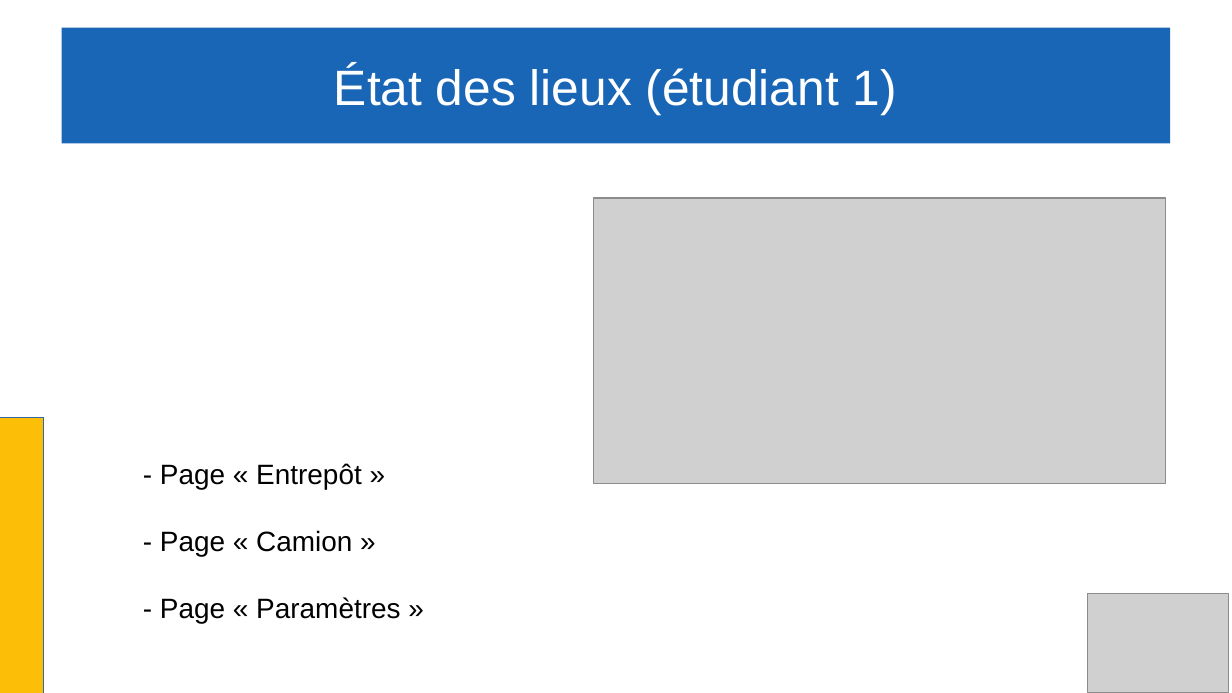
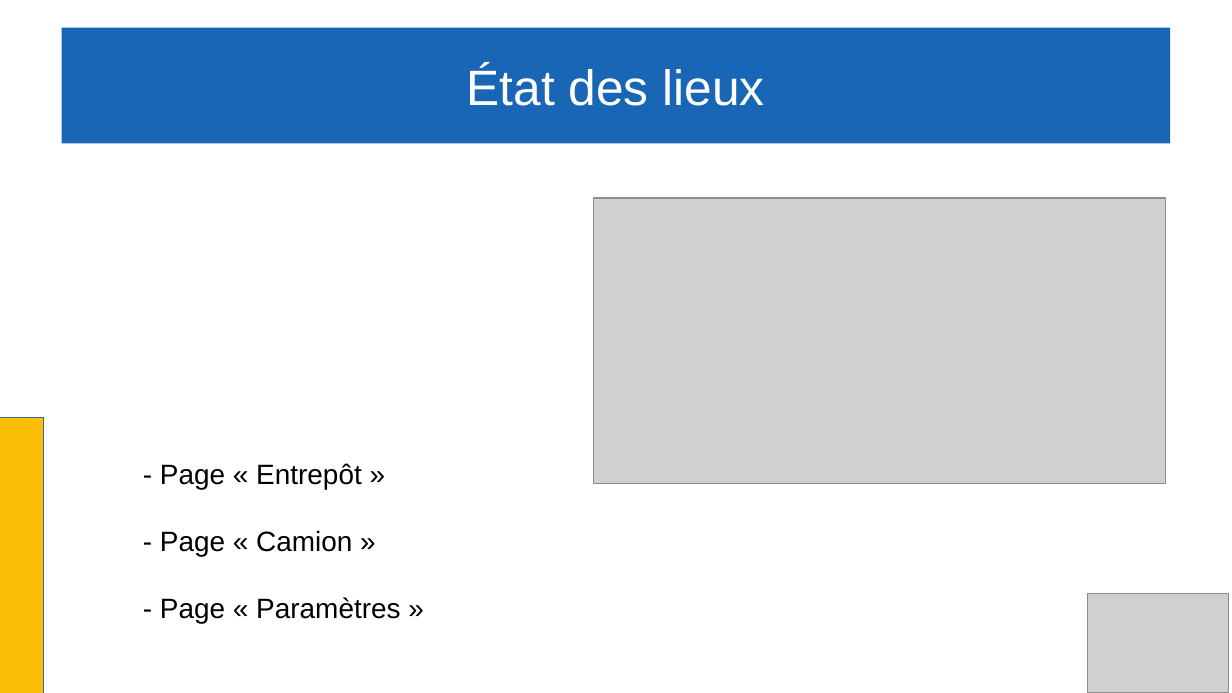
Before and after one commit to Gabin221/Tracking-BLE-documents, a slide deck: slide 20 of Revues/Revues2/Gabin/presentation_yahya_andrea_gabin.odp (slide 18 before the commit). Drawn at 1232x693 pixels with LibreOffice and Linux fonts; fonts in the diff are those of the drawing; grey boxes stand for pictures. Boxes give left, top, right and bottom in pixels: in the first picture for what was removed or moved away, otherwise in the second. Text is boxed around its words. In the diff, an @@ line names an element or a change of style, - is before the commit and + after.

```diff
--- a/Revues/Revues2/Gabin/presentation_yahya_andrea_gabin.odp
+++ b/Revues/Revues2/Gabin/presentation_yahya_andrea_gabin.odp
@@ title at [467, 65, 764, 106]: text changed @@
-État des lieux (étudiant 1)
+État des lieux
```
Also in this commit, not shown: 2 slides added, 1 other file.
